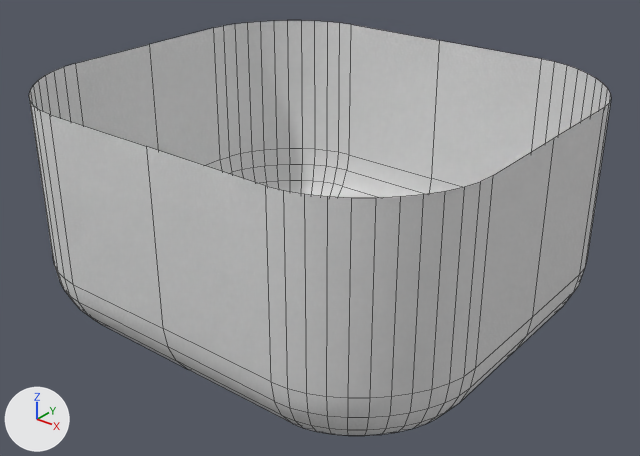
The Blender file src/pcbooth/templates/backgrounds/paper_white.blend: old version first, new version second.
Rendered twice from a 50 mm lens placed at (1549.0, -1932.0, 1488.0), pointed at (23.0, -24.0, 305.0). Every picture has the same lights, and +X, +Y and +Z are marked at lower left. Mesh edges are drawn as thin lines.

In view in the first picture: 'Background_paper_white'.
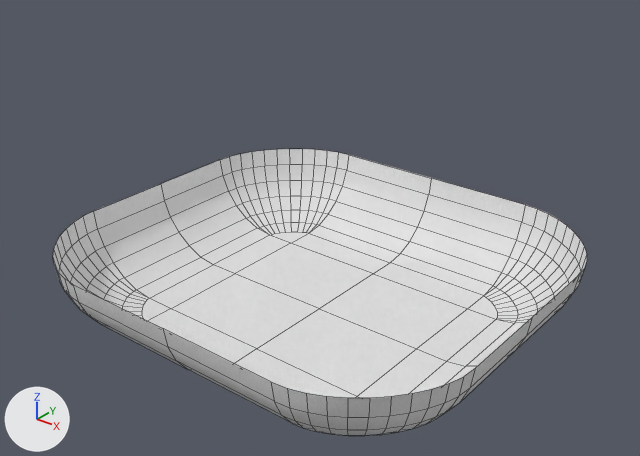
The change in detail:
me_background_paper_white is used by ob_background_paper_white; location (0.0, 0.0, 0.0).
me_background_paper_white had 114 vertices, 95 faces and spanned x 0.0..725.0, y 0.0..650.0, z 0.0..748.0.
me_background_paper_white now has 100 vertices, 82 faces and spans x 0.0..725.0, y 0.0..650.0, z 0.0..245.0.
Part 1, on me_background_paper_white:
14 vertices are removed from x 0.0..725.0, y 0.0..650.0, z 748.0.
13 faces are deleted.

Boxes [x1, y1, x2, y2] around the edits, measured in the pictures (640 x 456 px):
'Background_paper_white', reshaped (8% narrower, 31% shorter)
    before: [29, 21, 611, 436]
    after: [53, 149, 587, 436]
part 1 of me_background_paper_white, deleted
    before: [29, 21, 611, 398]
